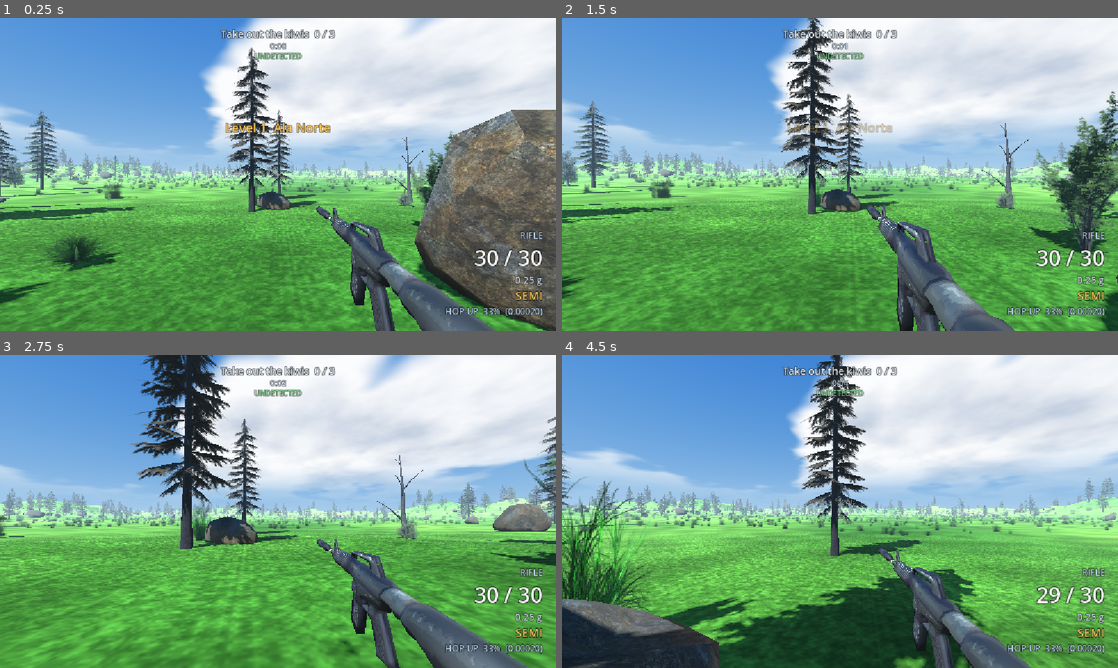
Above: before the commit, frames 1-4 (two rows, left to right).
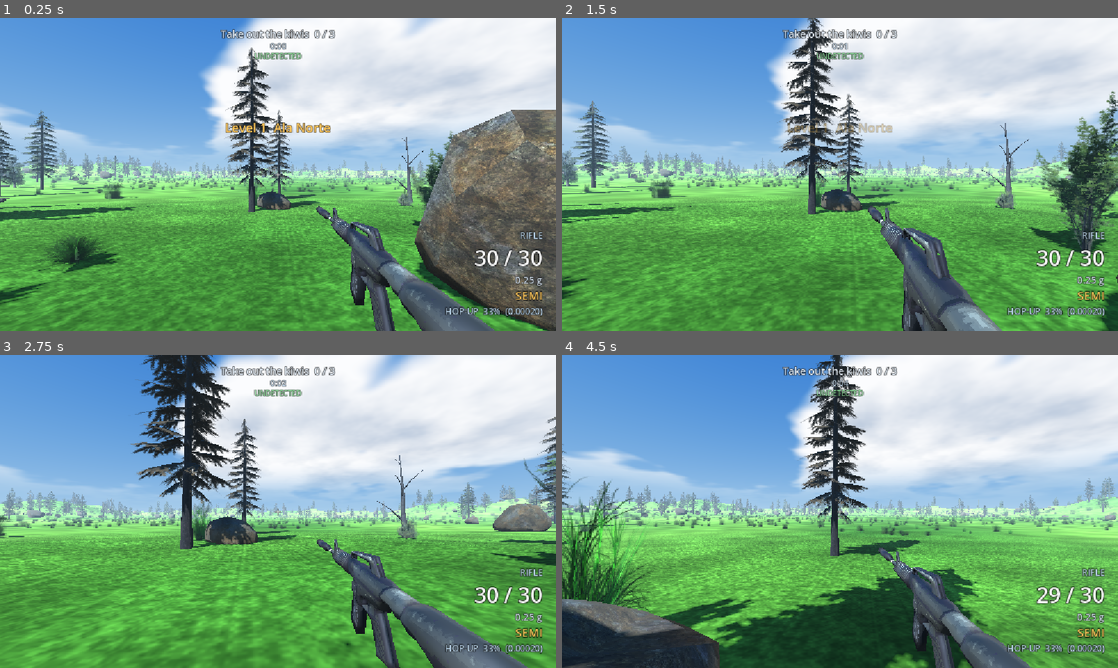
Above: after the commit, the same moments.

Repository: NovaDrake76/tecnicas-avancadas
Game: Godot game, scene res://main.tscn
Two runs of this game, one before a commit and one after it. Both use one fixed random seed, a clock stepped at 60 frames per second and the inputs below.
Inputs (mouse positions are in pixels of both pictures, inside the frame that each line leads up to):
- Up to frame 1 (0.25 s): no input
- Up to frame 2 (1.5 s): tap Enter at 0.5 s; move the mouse to (867, 174) at 0.52 s; hold Right mouse button (aim) 0.53-1.28 s; hold W (move_forward) from 0.53 s (still down); tap Space (jump) at 0.77 s; move the mouse to (812, 174) at 1.27 s; right-click (812, 174) at 1.35 s
- Up to frame 3 (2.75 s): keep holding W (move_forward); tap Space (jump) at 1.52 s; move the mouse to (289, 505) at 2.02 s; hold Ctrl (crouch) from 2.03 s (still down); right-click (289, 505) at 2.3 s
- Up to frame 4 (4.5 s): keep holding W (move_forward); move the mouse to (834, 517) at 2.77 s; release Ctrl (crouch) at 2.78 s; click (834, 517) at 2.85 s; tap Space (jump) at 3.02, 3.77 s; right-click (834, 517) at 3.05 s; move the mouse to (878, 514) at 3.52 s; hold E (interact) 3.53-4.28 s; right-click (878, 514) at 3.8 s; move the mouse to (795, 508) at 4.27 s; tap Shift (sprint) at 4.35 s

The runs differ from the first frame. In frame 1, 0.4% of the frame differs, in the area x 0-100%, y 23-100%; in frame 2, 3.0%, in the area x 0-100%, y 14-100%; in frame 3, 0.3%; in frame 4, 1.2%.

Commit message:
Miras niveladas sobre o ponto de mira e olho mais perto da alca
Duas coisas estavam erradas. A alca de mira ficava 8 mm acima da linha do olho,
e a 17 cm de distancia isso vira 2,6 graus na tela: as paredes do canal subiam
bem acima do ponto de mira enquanto a massa de mira ficava alinhada. E o olho
estava longe demais, entao a mira aparecia pequena.

A alca e a massa de mira nao tem a mesma altura no modelo, a linha entre elas
cai 0,96 grau. Nenhuma altura de olho resolve as duas ao mesmo tempo, entao a
arma passou a inclinar esse tanto ao mirar, o que deixa a linha na horizontal.
Com isso as duas miras ficam a menos de meio milimetro do ponto de mira.

A distancia do olho ate a alca caiu de 0,168 m para 0,070 m, e o plano proximo
da camera foi para 0,02 m porque a alca agora fica a 7 cm do olho.

O coice precisou de um ajuste junto: o recuo empurrava a arma 5,7 cm para tras
e a essa distancia isso enfiava a alca dentro da camera. Enquanto mira, o
deslocamento do coice cai para um quarto, que e como um rifle apoiado no ombro
se comporta. A ROTACAO do coice continua inteira, porque reduzi-la seria
presente de pontaria, e o deslocamento nao muda o destino de nenhum tiro.

Diff:
--- a/Components/viewmodel_motion.gd
+++ b/Components/viewmodel_motion.gd
@@ -52,11 +52,16 @@
 @export var air_pose_damping := 10.0
 
 @export_group("Aim down sights")
-## where the gun sits when fully aimed: centred on the crosshair and dropped so the rail sits on
-## it. aiming moves the weapon INWARD, never toward the camera, or the stock ends up behind it.
-@export var sights_position := Vector3(0.0, -0.0855, -0.245)
+## where the gun sits when fully aimed. the eye rides the line through the rear sight and the
+## front post, close enough behind the rear one to be looking THROUGH it.
+@export var sights_position := Vector3(0.0, -0.0917, -0.1485)
+## the m4a1's two sights are not the same height, so the line droops. this levels it.
+@export var sights_pitch_deg := 0.96
 ## how much aiming damps sway and bob, a braced gun does not breathe like a hip held one.
 @export_range(0.0, 1.0) var ads_steadiness := 0.8
+## how much of the recoil TRAVEL survives while aimed. a shouldered rifle rises, it does not
+## slide back into your eye, and at this eye relief the full travel would clip the rear sight.
+@export_range(0.0, 1.0) var ads_recoil_travel := 0.25
 
 @export_group("Wall avoidance")
 @export var wall_probe_dist := 0.85
@@ -100,6 +105,7 @@
 var _head: Node3D
 var _gun: Node3D
 var _hip_position := Vector3.ZERO
+var _hip_pitch := 0.0
 var _ads := 0.0
 
 
@@ -119,6 +125,7 @@
 		gun.fired.connect(_on_fired)
 		_gun = gun
 		_hip_position = gun.position
+		_hip_pitch = gun.rotation.x
 
 
 ## driven by AimScope, 0 at the hip and 1 fully aimed.
@@ -249,16 +256,19 @@
 	_wall_pos = wp[0]
 	_wall_pos_vel = wp[1]
 
-	## aiming damps the whole procedural layer as a scale on the sum, recoil is deliberately left out.
-	## a gun that kicked less because you were looking down it would be a free accuracy buff.
+	## aiming damps the whole procedural layer as a scale on the sum. the recoil ROTATION is
+	## deliberately left at full strength: a gun that kicked less because you were looking down it
+	## would be a free accuracy buff. only the travel is damped, and that moves no shot anywhere.
 	var steady := 1.0 - _ads * ads_steadiness
+	var travel := lerpf(1.0, ads_recoil_travel, _ads)
 	var sway := Vector3(_idle_x.x + _look_x.x + _bob_x.x, _idle_y.x + _look_y.x + _bob_y.x, 0.0)
-	position = (sway + _run_pos + _air_pos + _wall_pos) * steady + _recoil_pos
+	position = (sway + _run_pos + _air_pos + _wall_pos) * steady + _recoil_pos * travel
 	rotation = (Vector3(_rot_pitch.x, _rot_yaw.x, _rot_roll.x) + _run_rot) * steady + _recoil_rot
 
 	## the raise itself is on the gun, this node keeps carrying the procedural offsets on top.
 	if _gun != null:
 		_gun.position = _hip_position.lerp(sights_position, _ads)
+		_gun.rotation.x = lerpf(_hip_pitch, deg_to_rad(sights_pitch_deg), _ads)
 
 
 func _spring3(value: Vector3, velocity: Vector3, target: Vector3, stiffness: float, damping: float, delta: float) -> Array:
--- a/Player/Player.tscn
+++ b/Player/Player.tscn
@@ -40,6 +40,7 @@
 transform = Transform3D(1, 0, 0, 0, 1, 0, 0, 0, 1, 0, 1.65, 0)
 
 [node name="Camera3D" type="Camera3D" parent="Head" unique_id=693236177]
+near = 0.02
 far = 500.0
 script = ExtResource("8_camfx")
 
